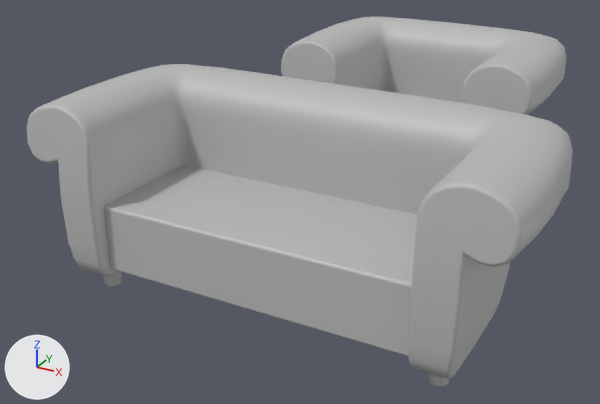
Two versions of the FBX model Assets/04_Models/Bibliotheque/Fauteuil_Canap.fbx, one commit apart.
The view is the same before and after, from a camera (50 mm lens) standing at (8.07, -9.74, 2.44) and looking at (5.65, -5.35, 0.25). The lights are fixed; the arrows at lower left show +X, +Y and +Z. Where no turn or scale is listed for an object, it has been applied to the vertices.

Names of what the first picture shows: 'Canape', 'Fauteuil'.
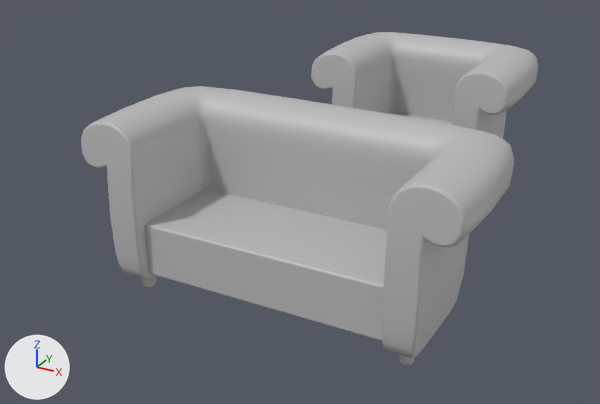
Changed parts and their boxes [x1, y1, x2, y2] in the pictures (600 x 404 px; the box of a moved part takes in the faces that stretch with it):
'Canape', reshaped (21% narrower, 14% shorter): before [26, 64, 573, 387]; after [81, 86, 514, 365]
'Fauteuil', reshaped: before [281, 17, 566, 115]; after [311, 32, 538, 139]
part 1 of me_mesh, moved or reshaped: before [103, 272, 122, 286]; after [142, 276, 157, 287]
part 2 of me_mesh, moved or reshaped: before [428, 373, 449, 387]; after [398, 354, 415, 365]
part 3 of me_mesh, moved or reshaped: before [105, 165, 417, 356]; after [145, 189, 387, 341]
part 4 of me_mesh, moved or reshaped: before [26, 64, 573, 379]; after [81, 86, 514, 358]
part 5 of me_mesh_001, moved or reshaped (not visible before): after [388, 112, 452, 125]
part 6 of me_mesh_001, moved or reshaped: before [281, 17, 566, 115]; after [311, 32, 538, 139]

What changed in the scene script:
```text
Change me_mesh:
    used by ob_canape; location = (6.0, -6.002, 0.0)
    remove me_mesh.from_pydata(...)  # 1082 vertices, 1085 faces; spans x -1.42..1.42, y -0.66..0.66, z 0.0..1.13
    add me_mesh.from_pydata(...)  # 1082 vertices, 1085 faces; spans x -1.13..1.13, y -0.52..0.52, z 0.0..1.04
    me_mesh part 1: the loose piece of 37 vertices spanning x -1.09..-0.96, y -0.51..-0.38, z 0.0..0.11 is scaled about the mesh origin by 0.8
    me_mesh part 2: the loose piece of 37 vertices spanning x 0.96..1.09, y -0.51..-0.38, z 0.0..0.11 is scaled about the mesh origin by 0.8
    me_mesh part 3: the loose piece of 64 vertices spanning x -0.93..0.93, y -0.57..0.18, z 0.17..0.57 is scaled about the mesh origin by 0.8
    me_mesh part 4: 870 of 1082 vertices moved; they spanned x -1.42..1.42, y -0.66..0.66, z 0.09..1.13 and now span x -1.13..1.13, y -0.52..0.52, z 0.08..1.04; mean shift (0.0, 0.01, -0.06); largest move (1.38, -0.62, 0.97) -> (1.1, -0.5, 0.91)
Change me_mesh_001:
    used by ob_fauteuil; location = (6.0, -4.0, 0.0)
    remove me_mesh_001.from_pydata(...)  # 992 vertices, 992 faces; spans x -0.94..0.94, y -0.65..0.65, z 0.0..1.13
    add me_mesh_001.from_pydata(...)  # 992 vertices, 992 faces; spans x -0.76..0.76, y -0.52..0.52, z 0.0..1.04
    me_mesh_001 part 5: the loose piece of 94 vertices spanning x -0.5..0.5, y -0.6..0.18, z 0.17..0.57 is scaled about the mesh origin by 0.8
    me_mesh_001 part 6: 750 of 992 vertices moved; they spanned x -0.94..0.94, y -0.65..0.65, z 0.09..1.13 and now span x -0.76..0.76, y -0.52..0.52, z 0.08..1.04; mean shift (0.0, 0.02, -0.06); largest move (-0.9, -0.62, 0.97) -> (-0.72, -0.5, 0.91)
```
